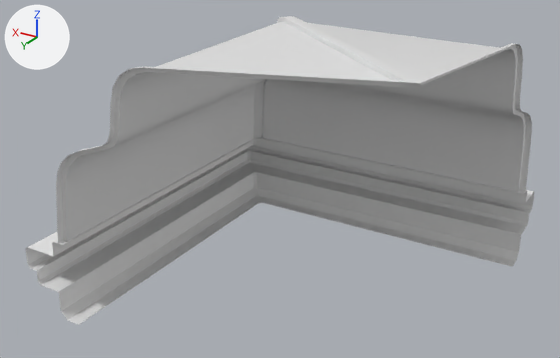
One commit to the FBX model Assets/Art/Enviro/M_atrapy/Mesh/M_A_roof_02.fbx: the scene before it, then after it.
The view is the same before and after, from a camera (50 mm lens) standing at (-1.53, 7.15, 3.94) and looking at (1.9, 1.43, 1.08). Lighting does not change. The marker at upper left points along +X, +Y and +Z. The older version comes first. Where no turn or scale is listed for an object, it has been applied to the vertices.

In view in the first picture: 'M_A_roof_02'.
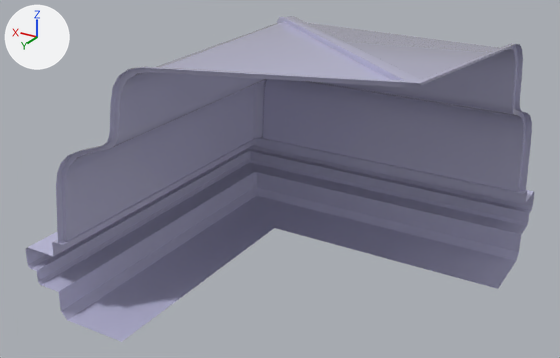
The newer file is also turned or shifted as a whole; pictures and numbers use the older file's frame.

Location of each change, (x1, y1, x2, y2) in pixels of the pictures (560 x 358 px; the box of a moved part takes in the faces that stretch with it):
'M_A_roof_02', reshaped: before (25, 16, 534, 325); after (25, 16, 534, 342)
part 1 of me_mesh, moved or reshaped: before (68, 196, 516, 325); after (68, 196, 516, 342)
part 2 of me_mesh, recoloured: (25, 16, 534, 320) in both

What the commit changed:
Material 'T_M_A' (mat_t_m_a) is new.
Its base color is (0.514, 0.506, 0.707) (pale blue #bebddb).
Its roughness is 0.0.
me_mesh is used by ob_m_a_roof_02; location (0.0, 0.0, 0.0).
Verts and faces of me_mesh; kept vertices keep their numbers, new ones are numbered from 361.
Before the commit, vertices of me_mesh: 8 (3.03, 3.04, 0.0) at pixel (78, 324), 68 (0.0, 0.0, 0.0) at pixel (512, 266), 109 (3.17, 3.04, 0.0) at pixel (67, 320), 112 (0.0, -0.14, 0.0) at pixel (516, 260), 115 (3.14, -0.14, 0.0) at pixel (258, 195).
Before the commit, vertices of me_mesh: 116 (3.17, -0.11, 0.0) at pixel (255, 196), 117 (2.99, 0.0, 0.0) at pixel (263, 202), 118 (3.03, 0.05, 0.0) at pixel (258, 203).
me_mesh had 361 vertices, 317 faces and spanned x 0.0..3.6, y -0.57..3.04, z 0.0..2.68.
me_mesh now has 360 vertices, 317 faces and spans x 0.0..3.6, y -0.57..3.04, z 0.0..2.68.
Part 1, on me_mesh:
Vertices deleted: 117, 118 (with the faces that use them).
Vertex 8 moves to (2.53, 3.04, 0.0), pixel (121, 341).
Vertex 68 moves to (0.0, 0.5, 0.0), pixel (498, 288).
New vertex 361 is at (2.53, 0.5, 0.0), pixel (274, 227).
New faces: (8, 109, 116, 361), (68, 361, 115, 112), (115, 361, 116).
me_mesh part 2: 314 faces spanning x 0.0..3.6, y -0.57..3.04, z 0.0..2.68 switch from no material to mat_t_m_a (pale blue #bebddb).
